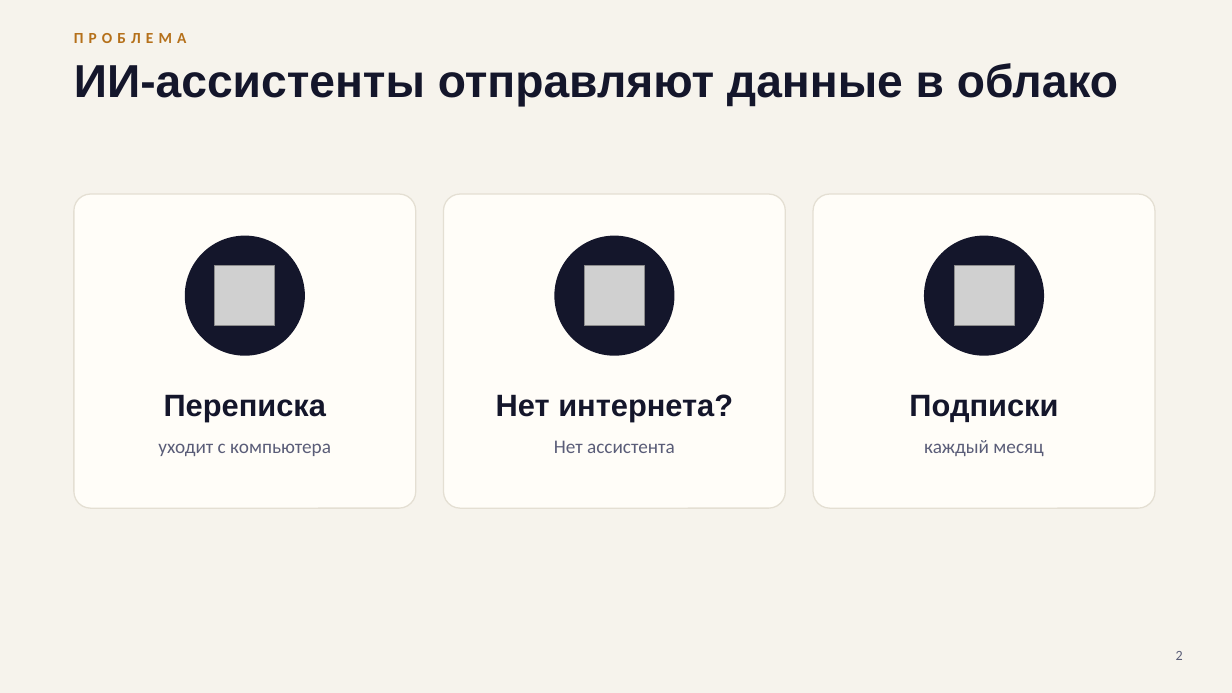
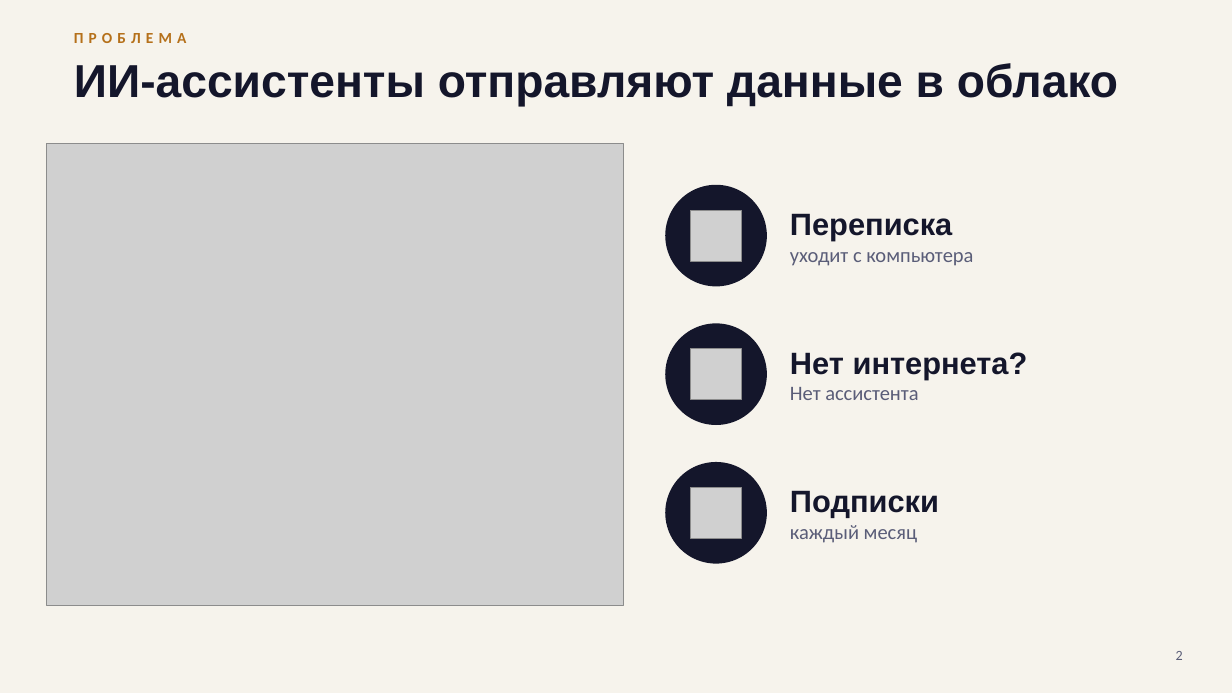
Before and after one commit to surnova2703/lumelle, a slide deck: slide 2 of docs/Lumo_AI_presentation_RU.pptx. Drawn at 1232x693 pixels with LibreOffice and Linux fonts; fonts in the diff are those of the drawing; grey boxes stand for pictures. Boxes give left, top, right and bottom in pixels: in the first picture for what was removed or moved away, otherwise in the second. Text is boxed around its words. In the diff, an @@ line names an element or a change of style, - is before the commit and + after.

Commit message:
Slides mode: presentations as .pptx; illustrations in all decks; minimal-text technical decks

```diff
--- a/docs/Lumo_AI_presentation_RU.pptx
+++ b/docs/Lumo_AI_presentation_RU.pptx
@@ picture added at [46,143,624,605] @@
@@ rounded rectangle removed at [74,194,416,508] @@
@@ rounded rectangle removed at [444,194,786,508] @@
@@ ellipse: place and size @@
-ellipse at [185,236,305,356]
+ellipse at [665,185,767,287]
@@ text "Переписка": place and size @@
-text "Переписка" at [164,394,326,422]
+text "Переписка" at [790,213,973,266]
@@ rounded rectangle removed at [813,194,1155,508] @@
@@ picture: place and size @@
-picture at [215,266,275,326]
+picture at [690,210,741,261]
@@ text at [790,213,952,241]: alignment centre to left @@
@@ text at [790,252,973,266]: paragraph added @@
+уходит с компьютера
@@ ellipse: place and size @@
-ellipse at [555,236,675,356]
+ellipse at [665,323,767,425]
@@ text "Нет интернета?": place and size @@
-text "Нет интернета?" at [496,394,733,422]
+text "Нет интернета?" at [790,352,1028,400]
@@ picture: place and size @@
-picture at [585,266,645,326]
+picture at [690,348,741,399]
@@ text at [790,352,1028,379]: alignment centre to left @@
@@ text at [790,387,918,400]: paragraph added @@
+Нет ассистента
@@ text removed at [909,394,1058,422] @@
-Подписки
@@ text removed at [158,443,331,456] @@
-уходит с компьютера
@@ text removed at [554,440,675,453] @@
-Нет ассистента
@@ ellipse: place and size @@
-ellipse at [924,236,1044,356]
+ellipse at [665,462,767,564]
@@ text "Подписки": place and size @@
-text "Подписки" at [924,440,1043,456]
+text "Подписки" at [790,490,939,543]
@@ text "Подписки" at [790,490,939,543]: vertical alignment top to middle @@
@@ picture: place and size @@
-picture at [954,266,1014,326]
+picture at [690,488,741,539]
@@ text at [790,490,939,518]: paragraph added @@
+Подписки
@@ text at [790,525,917,543]: size 15 to 16 pt in "каждый месяц"; alignment centre to left @@
```
Also in this commit, not shown: 3 other slides changed, 26 other files.
